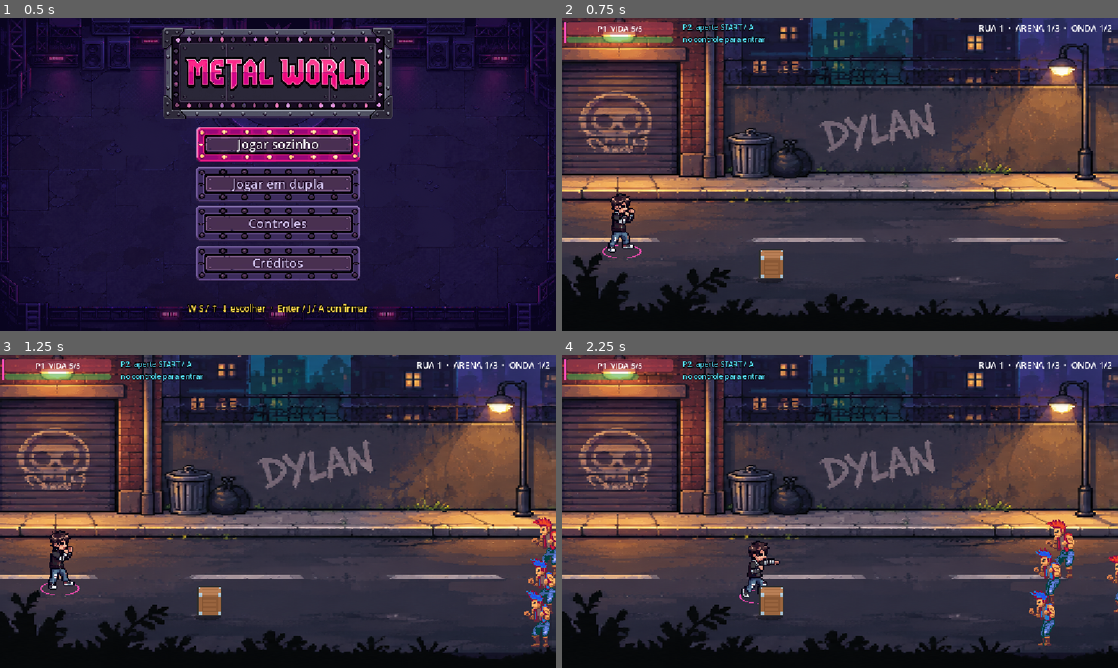
Above: before the commit, frames 1-4 (two rows, left to right).
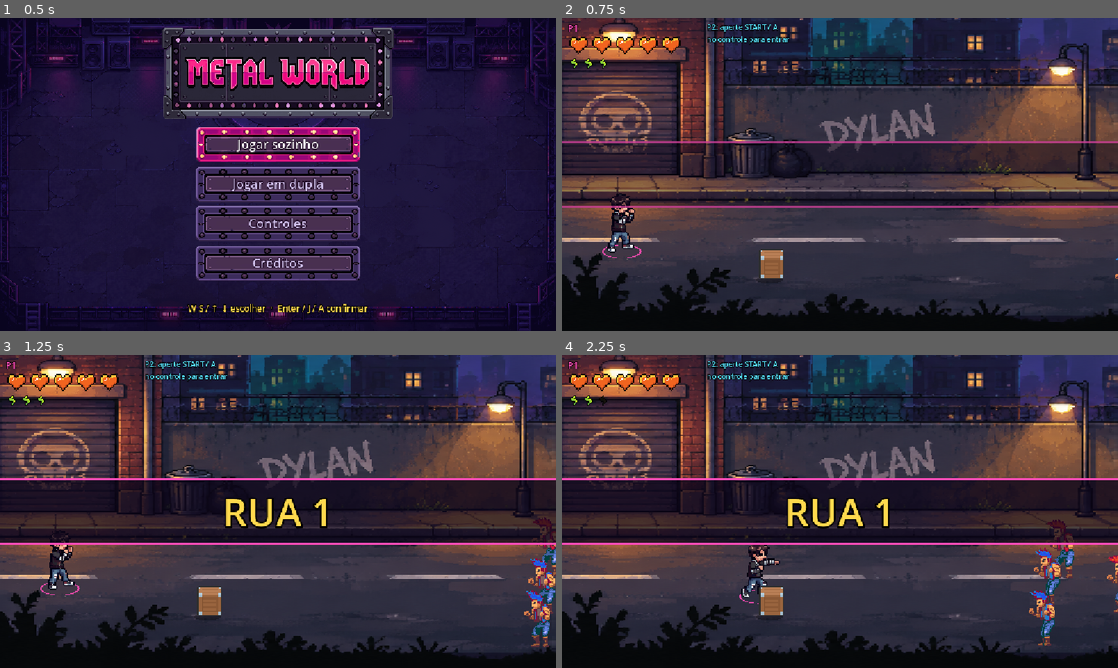
Above: after the commit, the same moments.

Repository: lucas-gif561/metalworld
Game: Godot game, scene res://ui/tela_inicial.tscn
Two runs of this game, one before a commit and one after it. Both use one fixed random seed, a clock stepped at 60 frames per second and the inputs below. Sound files missing from this copy of the repository are replaced by a short silence.
Inputs (mouse positions are in pixels of both pictures, inside the frame that each line leads up to):
- Up to frame 1 (0.5 s): no input
- Up to frame 2 (0.75 s): click "Jogar sozinho" at 0.5 s
- Up to frame 3 (1.25 s): no input
- Up to frame 4 (2.25 s): tap Enter at 1.25, 2 s; move the mouse to (962, 495) at 1.27 s; hold D (mover_direita) 1.28-2.03 s; tap K (dodge) at 1.35 s; click (962, 495) at 1.42 s; move the mouse to (728, 527) at 2.02 s; hold S (mover_baixo) from 2.03 s (still down); tap J (atacar) at 2.1 s; click (728, 527) at 2.17 s

Frame 1 is identical in both runs. In frame 2, 15% of the frame differs, in the area x 0-100%, y 1-61%; in frame 3, 21%; in frame 4, 21%.

Commit message:
HUD com ícones e título da fase
Vida em corações e stamina em raios (um por dodge, enchendo enquanto
recarrega), montados na cena como TextureProgressBar. O nome da fase
entra na tela no começo e "SIGA →" pisca quando a área está limpa;
sai o texto de arena e onda. Ícones: Critters Pixel UI (Foozle, CC0).

Co-Authored-By: Claude Opus 5.5 <noreply@anthropic.com>

Diff:
--- a/bosses/base/arena_boss.gd
+++ b/bosses/base/arena_boss.gd
@@ -55,7 +55,7 @@
 	else:
 		cabo.hide()
 
-	hud.definir_progresso(Jogo.nome_fase_atual().to_upper())
+	hud.mostrar_titulo(Jogo.nome_fase_atual().to_upper())
 	hud.mostrar_aviso("ESPAÇO / LB: " + texto_inicio, 6.0)
 	boss.ciclo_ataques()
 	riff_hud.hide()
--- a/fases/comum/fase_rua.gd
+++ b/fases/comum/fase_rua.gd
@@ -35,15 +35,15 @@
 	gerenciador_ondas.onda_iniciada.connect(_ao_iniciar_onda)
 	gerenciador_ondas.arena_concluida.connect(_ao_concluir_arena)
 	Audio.tocar_musica("ruas")
+	hud.mostrar_titulo(Jogo.nome_fase_atual().to_upper())
 
 
 func quantidade_arenas() -> int:
 	return gerenciador_ondas.quantidade_arenas()
 
 
-func _ao_iniciar_onda(arena, onda, total_ondas):
-	hud.definir_progresso("%s  ·  ARENA %d/%d  ·  ONDA %d/%d" % [
-		Jogo.nome_fase_atual().to_upper(), arena, quantidade_arenas(), onda, total_ondas])
+func _ao_iniciar_onda(_arena, _onda, _total_ondas):
+	hud.mostrar_siga(false)
 
 
 func _ao_concluir_arena():
@@ -52,7 +52,7 @@
 		Combate.camera_lenta(0.9)
 
 	if arena_atual < quantidade_arenas():
-		hud.mostrar_aviso("Área limpa! Siga para a direita  →")
+		hud.mostrar_siga(true)
 
 
 func _ao_jogador_entrar(jogador):
@@ -108,6 +108,7 @@
 	for jogador in Jogo.jogadores:
 		jogador.bloqueado = true
 	hud.esconder_aviso()
+	hud.mostrar_siga(false)
 
 	var distancia = largura_tela - 120
 	var destino = camera.global_position + Vector2(distancia, 0)
--- a/tests/teste_coop.gd
+++ b/tests/teste_coop.gd
@@ -92,7 +92,8 @@
 	await esperar(0.2)
 	checar(p2.caido, "P2 caiu com a vida zerada")
 	checar(not game_over[0], "sem game over com o P1 de pé")
-	checar(cena.hud.paineis[2].get_node("TextoVida").text.contains("CAÍDO"), "HUD mostra P2 CAÍDO")
+	checar(cena.hud.paineis[2].get_node("Topo/Caido").visible, "HUD mostra P2 CAÍDO")
+	checar(cena.hud.paineis[2].get_node("Coracoes").get_children().all(func(c): return c.value == 0.0), "HUD mostra os corações do P2 vazios")
 
 	p1.global_position = p2.global_position + Vector2(40, 0)
 	await segurar("p1_interagir", 0.8)
--- a/ui/hud.gd
+++ b/ui/hud.gd
@@ -1,6 +1,12 @@
 extends CanvasLayer
-## HUD das fases: vida e stamina de cada jogador, progresso, avisos e tela de fim.
-## Conecta sozinho com os jogadores que existem e com quem entrar depois.
+## HUD das fases: corações (vida) e raios (stamina) de cada jogador, título da
+## fase, "SIGA →", avisos e tela de fim. Conecta sozinho com os jogadores que
+## existem e com quem entrar depois.
+##
+## Visual inteiro na cena (hud.tscn): cada coração e raio é um
+## TextureProgressBar; o vazio é a mesma textura escurecida (tint_under) e o
+## raio enche de baixo para cima enquanto a stamina recarrega. A entrada do
+## título e o pisca do "SIGA →" são AnimationPlayers.
 
 ## Desloca os painéis de vida (ex.: para baixo da barra do boss)
 @export var deslocamento_vida := Vector2.ZERO
@@ -8,8 +14,9 @@
 @onready var painel_vida = $PainelVida
 @onready var painel_p2 = $PainelVidaP2
 @onready var dica_p2 = $DicaP2
-@onready var progresso = $Progresso
+@onready var siga = $Siga
 @onready var aviso = $Aviso
+@onready var titulo_fase = $TituloFase
 @onready var tela_fim = $TelaFim
 @onready var titulo_fim = $TelaFim/Conteudo/Titulo
 @onready var subtitulo_fim = $TelaFim/Conteudo/Subtitulo
@@ -20,9 +27,11 @@
 
 
 func _ready() -> void:
-	for no in [painel_vida, painel_p2, dica_p2, progresso]:
+	for no in [painel_vida, painel_p2, dica_p2]:
 		no.position += deslocamento_vida
 	aviso.hide()
+	siga.hide()
+	titulo_fase.hide()
 	tela_fim.hide()
 	painel_p2.hide()
 	paineis = {1: painel_vida, 2: painel_p2}
@@ -43,36 +52,62 @@
 
 	var painel = paineis[jogador.id_jogador]
 	painel.show()
-	jogador.vida_alterada.connect(_atualizar_vida.bind(painel, jogador.id_jogador))
-	jogador.stamina_alterada.connect(_atualizar_stamina.bind(painel))
-	_atualizar_vida(jogador.vida, jogador.vida_maxima, painel, jogador.id_jogador)
-	_atualizar_stamina(jogador.stamina, jogador.stamina_maxima, painel)
+	jogador.vida_alterada.connect(_atualizar_vida.bind(painel))
+	jogador.stamina_alterada.connect(_atualizar_stamina.bind(painel, jogador.custo_dodge))
+	_atualizar_vida(jogador.vida, jogador.vida_maxima, painel)
+	_atualizar_stamina(jogador.stamina, jogador.stamina_maxima, painel, jogador.custo_dodge)
 
 
-func _atualizar_stamina(atual, maxima, painel) -> void:
-	var barra = painel.get_node("BarraStamina")
-	barra.max_value = maxima
-	barra.value = atual
+## Um coração por ponto de vida (a cena tem 5; vida maior que isso não aparece)
+func _atualizar_vida(atual, maxima, painel) -> void:
+	var coracoes = painel.get_node("Coracoes").get_children()
+	for i in coracoes.size():
+		var coracao = coracoes[i]
+		coracao.visible = i < maxima
+		var cheio = 1.0 if i < atual else 0.0
+		if coracao.value != cheio:
+			coracao.value = cheio
+			_pulsar(coracao)
+	painel.get_node("Topo/Caido").visible = atual <= 0
 
 
-func _atualizar_vida(atual, maxima, painel, id_jogador) -> void:
-	var barra = painel.get_node("BarraVida")
-	barra.max_value = maxima
-	barra.value = atual
-	var texto = "CAÍDO" if atual <= 0 else "VIDA %d/%d" % [atual, maxima]
-	painel.get_node("TextoVida").text = "P%d  %s" % [id_jogador, texto]
+## Um raio por dodge: cada raio vale custo_dodge de stamina
+func _atualizar_stamina(atual, maxima, painel, custo) -> void:
+	var raios = painel.get_node("Raios").get_children()
+	for i in raios.size():
+		var raio = raios[i]
+		raio.visible = (i + 1) * custo <= maxima
+		var antes = raio.value
+		raio.value = clampf((atual - i * custo) / custo, 0.0, 1.0)
+		if raio.value >= 1.0 and antes < 1.0:
+			_pulsar(raio)
+
+
+# Ícone que mudou dá um pulo rápido (efeito da partida, por isso em código)
+func _pulsar(icone: Control) -> void:
+	icone.pivot_offset = icone.size / 2.0
+	icone.scale = Vector2(1.4, 1.4)
+	icone.create_tween().tween_property(icone, "scale", Vector2.ONE, 0.2)
 
 
 ## Cabo de força: a vida fica na barra do cabo; aqui sobra só a stamina
 func usar_vida_compartilhada() -> void:
 	for painel in paineis.values():
-		painel.get_node("BarraVida").hide()
-		painel.get_node("TextoVida").hide()
-		painel.get_node("BarraStamina").position.y = 0.0
+		painel.get_node("Coracoes").hide()
+		painel.get_node("Topo/Caido").hide()
 
 
-func definir_progresso(texto: String) -> void:
-	progresso.text = texto
+## Nome da fase entrando na tela no começo (estilo Sonic)
+func mostrar_titulo(texto: String) -> void:
+	if texto.is_empty():
+		return
+	titulo_fase.get_node("Nome").text = texto
+	titulo_fase.get_node("Animacao").play("entrar")
+
+
+## "SIGA →" piscando quando a área foi limpa
+func mostrar_siga(mostrar: bool) -> void:
+	siga.visible = mostrar
 
 
 func mostrar_aviso(texto: String, duracao := 0.0) -> void:
@@ -94,6 +129,7 @@
 
 func mostrar_fim(titulo: String, subtitulo: String, cor: Color) -> void:
 	esconder_aviso()
+	siga.hide()
 	titulo_fim.text = titulo
 	titulo_fim.modulate = cor
 	subtitulo_fim.text = subtitulo
--- a/ui/hud.tscn
+++ b/ui/hud.tscn
@@ -1,102 +1,353 @@
 [gd_scene format=3]
 
 [ext_resource type="Script" path="res://ui/hud.gd" id="1_hud"]
+[ext_resource type="Texture2D" path="res://ui/sprites/coracao.png" id="2_coracao"]
+[ext_resource type="Texture2D" path="res://ui/sprites/raio.png" id="3_raio"]
+
+[sub_resource type="Animation" id="Animation_entrar"]
+resource_name = "entrar"
+length = 2.6
+tracks/0/type = "value"
+tracks/0/imported = false
+tracks/0/enabled = true
+tracks/0/path = NodePath(".:visible")
+tracks/0/interp = 1
+tracks/0/loop_wrap = true
+tracks/0/keys = {
+"times": PackedFloat32Array(0, 2.6),
+"transitions": PackedFloat32Array(1, 1),
+"update": 1,
+"values": [true, false]
+}
+tracks/1/type = "value"
+tracks/1/imported = false
+tracks/1/enabled = true
+tracks/1/path = NodePath("Faixa:modulate")
+tracks/1/interp = 1
+tracks/1/loop_wrap = true
+tracks/1/keys = {
+"times": PackedFloat32Array(0, 0.25, 2.2, 2.6),
+"transitions": PackedFloat32Array(1, 1, 1, 1),
+"update": 0,
+"values": [Color(1, 1, 1, 0), Color(1, 1, 1, 1), Color(1, 1, 1, 1), Color(1, 1, 1, 0)]
+}
+tracks/2/type = "value"
+tracks/2/imported = false
+tracks/2/enabled = true
+tracks/2/path = NodePath("Nome:position")
+tracks/2/interp = 1
+tracks/2/loop_wrap = true
+tracks/2/keys = {
+"times": PackedFloat32Array(0, 0.15, 0.5, 2.1, 2.45),
+"transitions": PackedFloat32Array(1, 0.3, 1, 3, 1),
+"update": 0,
+"values": [Vector2(-1200, 0), Vector2(-1200, 0), Vector2(0, 0), Vector2(0, 0), Vector2(1200, 0)]
+}
+
+[sub_resource type="AnimationLibrary" id="AnimationLibrary_titulo"]
+_data = {
+&"entrar": SubResource("Animation_entrar")
+}
+
+[sub_resource type="Animation" id="Animation_piscar"]
+resource_name = "piscar"
+length = 0.8
+loop_mode = 1
+tracks/0/type = "value"
+tracks/0/imported = false
+tracks/0/enabled = true
+tracks/0/path = NodePath(".:modulate")
+tracks/0/interp = 1
+tracks/0/loop_wrap = true
+tracks/0/keys = {
+"times": PackedFloat32Array(0, 0.4),
+"transitions": PackedFloat32Array(1, 1),
+"update": 1,
+"values": [Color(1, 1, 1, 1), Color(1, 1, 1, 0.15)]
+}
+
+[sub_resource type="AnimationLibrary" id="AnimationLibrary_siga"]
+_data = {
+&"piscar": SubResource("Animation_piscar")
+}
 
 [node name="HudJogo" type="CanvasLayer"]
 layer = 5
 script = ExtResource("1_hud")
 
-[node name="PainelVida" type="Control" parent="."]
-layout_mode = 3
-anchors_preset = 0
-offset_left = 10.0
+[node name="PainelVida" type="VBoxContainer" parent="."]
+offset_left = 12.0
 offset_top = 8.0
-offset_right = 230.0
-offset_bottom = 36.0
-
-[node name="BarraVida" type="ProgressBar" parent="PainelVida"]
-modulate = Color(1, 0.35, 0.45, 1)
-layout_mode = 0
-offset_right = 220.0
-offset_bottom = 27.0
-max_value = 5.0
-step = 1.0
-value = 5.0
-show_percentage = false
-
-[node name="TextoVida" type="Label" parent="PainelVida"]
-layout_mode = 0
-offset_right = 220.0
-offset_bottom = 27.0
-text = "P1  VIDA 5/5"
-horizontal_alignment = 1
-vertical_alignment = 1
-
-[node name="BarraStamina" type="ProgressBar" parent="PainelVida"]
-modulate = Color(0.45, 0.95, 0.45, 1)
-layout_mode = 0
-offset_top = 31.0
-offset_right = 220.0
-offset_bottom = 43.0
-step = 0.1
-value = 100.0
-show_percentage = false
-
-[node name="Marca" type="ColorRect" parent="PainelVida"]
-layout_mode = 0
-offset_left = -6.0
-offset_right = -2.0
-offset_bottom = 43.0
-color = Color(1, 0.3, 0.72, 1)
-
-[node name="PainelVidaP2" type="Control" parent="."]
+offset_right = 262.0
+offset_bottom = 90.0
+mouse_filter = 2
+theme_override_constants/separation = 2
+
+[node name="Topo" type="HBoxContainer" parent="PainelVida"]
+layout_mode = 2
+mouse_filter = 2
+theme_override_constants/separation = 10
+
+[node name="Nome" type="Label" parent="PainelVida/Topo"]
+layout_mode = 2
+theme_override_colors/font_color = Color(1, 0.3, 0.72, 1)
+theme_override_colors/font_outline_color = Color(0, 0, 0, 1)
+theme_override_constants/outline_size = 6
+theme_override_font_sizes/font_size = 18
+text = "P1"
+
+[node name="Caido" type="Label" parent="PainelVida/Topo"]
 visible = false
-layout_mode = 3
-anchors_preset = 0
-offset_left = 250.0
+layout_mode = 2
+theme_override_colors/font_color = Color(1, 0.25, 0.25, 1)
+theme_override_colors/font_outline_color = Color(0, 0, 0, 1)
+theme_override_constants/outline_size = 6
+theme_override_font_sizes/font_size = 18
+text = "CAÍDO"
+
+[node name="Coracoes" type="HBoxContainer" parent="PainelVida"]
+layout_mode = 2
+mouse_filter = 2
+theme_override_constants/separation = 3
+
+[node name="Coracao1" type="TextureProgressBar" parent="PainelVida/Coracoes"]
+custom_minimum_size = Vector2(45, 42)
+layout_mode = 2
+mouse_filter = 2
+max_value = 1.0
+value = 1.0
+nine_patch_stretch = true
+texture_under = ExtResource("2_coracao")
+texture_progress = ExtResource("2_coracao")
+tint_under = Color(0.12, 0.08, 0.16, 0.85)
+
+[node name="Coracao2" type="TextureProgressBar" parent="PainelVida/Coracoes"]
+custom_minimum_size = Vector2(45, 42)
+layout_mode = 2
+mouse_filter = 2
+max_value = 1.0
+value = 1.0
+nine_patch_stretch = true
+texture_under = ExtResource("2_coracao")
+texture_progress = ExtResource("2_coracao")
+tint_under = Color(0.12, 0.08, 0.16, 0.85)
+
+[node name="Coracao3" type="TextureProgressBar" parent="PainelVida/Coracoes"]
+custom_minimum_size = Vector2(45, 42)
+layout_mode = 2
+mouse_filter = 2
+max_value = 1.0
+value = 1.0
+nine_patch_stretch = true
+texture_under = ExtResource("2_coracao")
+texture_progress = ExtResource("2_coracao")
+tint_under = Color(0.12, 0.08, 0.16, 0.85)
+
+[node name="Coracao4" type="TextureProgressBar" parent="PainelVida/Coracoes"]
+custom_minimum_size = Vector2(45, 42)
+layout_mode = 2
+mouse_filter = 2
+max_value = 1.0
+value = 1.0
+nine_patch_stretch = true
+texture_under = ExtResource("2_coracao")
+texture_progress = ExtResource("2_coracao")
+tint_under = Color(0.12, 0.08, 0.16, 0.85)
+
+[node name="Coracao5" type="TextureProgressBar" parent="PainelVida/Coracoes"]
+custom_minimum_size = Vector2(45, 42)
+layout_mode = 2
+mouse_filter = 2
+max_value = 1.0
+value = 1.0
+nine_patch_stretch = true
+texture_under = ExtResource("2_coracao")
+texture_progress = ExtResource("2_coracao")
+tint_under = Color(0.12, 0.08, 0.16, 0.85)
+
+[node name="Raios" type="HBoxContainer" parent="PainelVida"]
+layout_mode = 2
+mouse_filter = 2
+theme_override_constants/separation = 4
+
+[node name="Raio1" type="TextureProgressBar" parent="PainelVida/Raios"]
+custom_minimum_size = Vector2(26, 28)
+layout_mode = 2
+mouse_filter = 2
+max_value = 1.0
+step = 0.01
+value = 1.0
+fill_mode = 3
+nine_patch_stretch = true
+texture_under = ExtResource("3_raio")
+texture_progress = ExtResource("3_raio")
+tint_under = Color(0.12, 0.08, 0.16, 0.85)
+
+[node name="Raio2" type="TextureProgressBar" parent="PainelVida/Raios"]
+custom_minimum_size = Vector2(26, 28)
+layout_mode = 2
+mouse_filter = 2
+max_value = 1.0
+step = 0.01
+value = 1.0
+fill_mode = 3
+nine_patch_stretch = true
+texture_under = ExtResource("3_raio")
+texture_progress = ExtResource("3_raio")
+tint_under = Color(0.12, 0.08, 0.16, 0.85)
+
+[node name="Raio3" type="TextureProgressBar" parent="PainelVida/Raios"]
+custom_minimum_size = Vector2(26, 28)
+layout_mode = 2
+mouse_filter = 2
+max_value = 1.0
+step = 0.01
+value = 1.0
+fill_mode = 3
+nine_patch_stretch = true
+texture_under = ExtResource("3_raio")
+texture_progress = ExtResource("3_raio")
+tint_under = Color(0.12, 0.08, 0.16, 0.85)
+
+[node name="PainelVidaP2" type="VBoxContainer" parent="."]
+visible = false
+offset_left = 300.0
 offset_top = 8.0
-offset_right = 470.0
-offset_bottom = 36.0
-
-[node name="BarraVida" type="ProgressBar" parent="PainelVidaP2"]
-modulate = Color(1, 0.35, 0.45, 1)
-layout_mode = 0
-offset_right = 220.0
-offset_bottom = 27.0
-max_value = 5.0
-step = 1.0
-value = 5.0
-show_percentage = false
-
-[node name="TextoVida" type="Label" parent="PainelVidaP2"]
-layout_mode = 0
-offset_right = 220.0
-offset_bottom = 27.0
-text = "P2  VIDA 5/5"
-horizontal_alignment = 1
-vertical_alignment = 1
-
-[node name="BarraStamina" type="ProgressBar" parent="PainelVidaP2"]
-modulate = Color(0.45, 0.95, 0.45, 1)
-layout_mode = 0
-offset_top = 31.0
-offset_right = 220.0
-offset_bottom = 43.0
-step = 0.1
-value = 100.0
-show_percentage = false
-
-[node name="Marca" type="ColorRect" parent="PainelVidaP2"]
-layout_mode = 0
-offset_left = -6.0
-offset_right = -2.0
-offset_bottom = 43.0
-color = Color(0.35, 0.9, 1, 1)
+offset_right = 550.0
+offset_bottom = 90.0
+mouse_filter = 2
+theme_override_constants/separation = 2
+
+[node name="Topo" type="HBoxContainer" parent="PainelVidaP2"]
+layout_mode = 2
+mouse_filter = 2
+theme_override_constants/separation = 10
+
+[node name="Nome" type="Label" parent="PainelVidaP2/Topo"]
+layout_mode = 2
+theme_override_colors/font_color = Color(0.35, 0.9, 1, 1)
+theme_override_colors/font_outline_color = Color(0, 0, 0, 1)
+theme_override_constants/outline_size = 6
+theme_override_font_sizes/font_size = 18
+text = "P2"
+
+[node name="Caido" type="Label" parent="PainelVidaP2/Topo"]
+visible = false
+layout_mode = 2
+theme_override_colors/font_color = Color(1, 0.25, 0.25, 1)
+theme_override_colors/font_outline_color = Color(0, 0, 0, 1)
+theme_override_constants/outline_size = 6
+theme_override_font_sizes/font_size = 18
+text = "CAÍDO"
+
+[node name="Coracoes" type="HBoxContainer" parent="PainelVidaP2"]
+layout_mode = 2
+mouse_filter = 2
+theme_override_constants/separation = 3
+
+[node name="Coracao1" type="TextureProgressBar" parent="PainelVidaP2/Coracoes"]
+custom_minimum_size = Vector2(45, 42)
+layout_mode = 2
+mouse_filter = 2
+max_value = 1.0
+value = 1.0
+nine_patch_stretch = true
+texture_under = ExtResource("2_coracao")
+texture_progress = ExtResource("2_coracao")
+tint_under = Color(0.12, 0.08, 0.16, 0.85)
+
+[node name="Coracao2" type="TextureProgressBar" parent="PainelVidaP2/Coracoes"]
+custom_minimum_size = Vector2(45, 42)
+layout_mode = 2
+mouse_filter = 2
+max_value = 1.0
+value = 1.0
+nine_patch_stretch = true
+texture_under = ExtResource("2_coracao")
+texture_progress = ExtResource("2_coracao")
+tint_under = Color(0.12, 0.08, 0.16, 0.85)
+
+[node name="Coracao3" type="TextureProgressBar" parent="PainelVidaP2/Coracoes"]
+custom_minimum_size = Vector2(45, 42)
+layout_mode = 2
+mouse_filter = 2
+max_value = 1.0
+value = 1.0
+nine_patch_stretch = true
+texture_under = ExtResource("2_coracao")
+texture_progress = ExtResource("2_coracao")
+tint_under = Color(0.12, 0.08, 0.16, 0.85)
+
+[node name="Coracao4" type="TextureProgressBar" parent="PainelVidaP2/Coracoes"]
+custom_minimum_size = Vector2(45, 42)
+layout_mode = 2
+mouse_filter = 2
+max_value = 1.0
+value = 1.0
+nine_patch_stretch = true
+texture_under = ExtResource("2_coracao")
+texture_progress = ExtResource("2_coracao")
+tint_under = Color(0.12, 0.08, 0.16, 0.85)
+
+[node name="Coracao5" type="TextureProgressBar" parent="PainelVidaP2/Coracoes"]
+custom_minimum_size = Vector2(45, 42)
+layout_mode = 2
+mouse_filter = 2
+max_value = 1.0
+value = 1.0
+nine_patch_stretch = true
+texture_under = ExtResource("2_coracao")
+texture_progress = ExtResource("2_coracao")
+tint_under = Color(0.12, 0.08, 0.16, 0.85)
+
+[node name="Raios" type="HBoxContainer" parent="PainelVidaP2"]
+layout_mode = 2
+mouse_filter = 2
+theme_override_constants/separation = 4
+
+[node name="Raio1" type="TextureProgressBar" parent="PainelVidaP2/Raios"]
+custom_minimum_size = Vector2(26, 28)
+layout_mode = 2
+mouse_filter = 2
+max_value = 1.0
+step = 0.01
+value = 1.0
+fill_mode = 3
+nine_patch_stretch = true
+texture_under = ExtResource("3_raio")
+texture_progress = ExtResource("3_raio")
+tint_under = Color(0.12, 0.08, 0.16, 0.85)
+
+[node name="Raio2" type="TextureProgressBar" parent="PainelVidaP2/Raios"]
+custom_minimum_size = Vector2(26, 28)
+layout_mode = 2
+mouse_filter = 2
+max_value = 1.0
+step = 0.01
+value = 1.0
+fill_mode = 3
+nine_patch_stretch = true
+texture_under = ExtResource("3_raio")
+texture_progress = ExtResource("3_raio")
+tint_under = Color(0.12, 0.08, 0.16, 0.85)
+
+[node name="Raio3" type="TextureProgressBar" parent="PainelVidaP2/Raios"]
+custom_minimum_size = Vector2(26, 28)
+layout_mode = 2
+mouse_filter = 2
+max_value = 1.0
+step = 0.01
+value = 1.0
+fill_mode = 3
+nine_patch_stretch = true
+texture_under = ExtResource("3_raio")
+texture_progress = ExtResource("3_raio")
+tint_under = Color(0.12, 0.08, 0.16, 0.85)
 
 [node name="DicaP2" type="Label" parent="."]
-offset_left = 250.0
+offset_left = 300.0
 offset_top = 8.0
-offset_right = 470.0
+offset_right = 520.0
 offset_bottom = 50.0
 theme_override_colors/font_color = Color(0.35, 0.9, 1, 1)
 theme_override_colors/font_outline_color = Color(0, 0, 0, 1)
@@ -105,18 +356,33 @@
 text = "P2: aperte START / A
 no controle para entrar"
 
-[node name="Progresso" type="Label" parent="."]
-anchors_preset = 1
+[node name="Siga" type="Label" parent="."]
+visible = false
+anchors_preset = 6
 anchor_left = 1.0
-anchor_right = 1.0
-offset_left = -330.0
-offset_top = 8.0
-offset_right = -12.0
-offset_bottom = 35.0
+anchor_top = 0.5
+anchor_right = 1.0
+anchor_bottom = 0.5
+offset_left = -260.0
+offset_top = -150.0
+offset_right = -30.0
+offset_bottom = -90.0
 grow_horizontal = 0
-theme_override_font_sizes/font_size = 18
+grow_vertical = 2
+mouse_filter = 2
+theme_override_colors/font_color = Color(1, 0.85, 0.3, 1)
+theme_override_colors/font_outline_color = Color(0, 0, 0, 1)
+theme_override_constants/outline_size = 10
+theme_override_font_sizes/font_size = 48
+text = "SIGA →"
 horizontal_alignment = 2
 vertical_alignment = 1
+
+[node name="Piscar" type="AnimationPlayer" parent="Siga"]
+libraries = {
+&"": SubResource("AnimationLibrary_siga")
+}
+autoplay = &"piscar"
 
 [node name="Aviso" type="Label" parent="."]
 anchors_preset = 10
@@ -130,6 +396,70 @@
 theme_override_font_sizes/font_size = 26
 horizontal_alignment = 1
 vertical_alignment = 1
+
+[node name="TituloFase" type="Control" parent="."]
+visible = false
+layout_mode = 3
+anchors_preset = 15
+anchor_right = 1.0
+anchor_bottom = 1.0
+grow_horizontal = 2
+grow_vertical = 2
+mouse_filter = 2
+
+[node name="Faixa" type="ColorRect" parent="TituloFase"]
+layout_mode = 1
+anchors_preset = 14
+anchor_top = 0.5
+anchor_right = 1.0
+anchor_bottom = 0.5
+offset_top = -70.0
+offset_bottom = 70.0
+grow_horizontal = 2
+grow_vertical = 2
+mouse_filter = 2
+color = Color(0.05, 0.02, 0.1, 0.75)
+
+[node name="LinhaCima" type="ColorRect" parent="TituloFase/Faixa"]
+layout_mode = 1
+anchors_preset = 10
+anchor_right = 1.0
+offset_bottom = 4.0
+grow_horizontal = 2
+mouse_filter = 2
+color = Color(1, 0.3, 0.72, 1)
+
+[node name="LinhaBaixo" type="ColorRect" parent="TituloFase/Faixa"]
+layout_mode = 1
+anchors_preset = 12
+anchor_top = 1.0
+anchor_right = 1.0
+anchor_bottom = 1.0
+offset_top = -4.0
+grow_horizontal = 2
+grow_vertical = 0
+mouse_filter = 2
+color = Color(1, 0.3, 0.72, 1)
+
+[node name="Nome" type="Label" parent="TituloFase"]
+layout_mode = 1
+anchors_preset = 15
+anchor_right = 1.0
+anchor_bottom = 1.0
+grow_horizontal = 2
+grow_vertical = 2
+theme_override_colors/font_color = Color(1, 0.85, 0.3, 1)
+theme_override_colors/font_outline_color = Color(0, 0, 0, 1)
+theme_override_constants/outline_size = 14
+theme_override_font_sizes/font_size = 80
+text = "RUA 1"
+horizontal_alignment = 1
+vertical_alignment = 1
+
+[node name="Animacao" type="AnimationPlayer" parent="TituloFase"]
+libraries = {
+&"": SubResource("AnimationLibrary_titulo")
+}
 
 [node name="TelaFim" type="ColorRect" parent="."]
 anchors_preset = 15
--- a/ui/tela_inicial.gd
+++ b/ui/tela_inicial.gd
@@ -20,6 +20,7 @@
 const TEXTO_CREDITOS = """MetalWorld — projeto da disciplina
 
 Dylan e interface: gerados pela equipe no PixelLab
+Ícones do HUD: Critters Pixel UI (Foozle), CC0
 Inimigos: Streets of Fight (ansimuz) e Business of Rage (DidiGameB), CC0
 Boss: Doom Scribe (CC BY 4.0)
 Barris e caixotes: Elthen · Comida: Pixel Coder
--- a/ui/tela_inicial.tscn
+++ b/ui/tela_inicial.tscn
@@ -119,9 +119,9 @@
 anchor_right = 0.5
 anchor_bottom = 0.5
 offset_left = -380.0
-offset_top = -220.0
+offset_top = -250.0
 offset_right = 380.0
-offset_bottom = 220.0
+offset_bottom = 250.0
 grow_horizontal = 2
 grow_vertical = 2
 texture = ExtResource("5_moldura")
Binary file added: ui/sprites/coracao.png
Not shown, added: ui/sprites/coracao.png.import
Binary file added: ui/sprites/raio.png
Not shown, added: ui/sprites/raio.png.import
Not shown, changed: CREDITS.md
Not shown, changed: docs/DOCUMENTACAO.md
